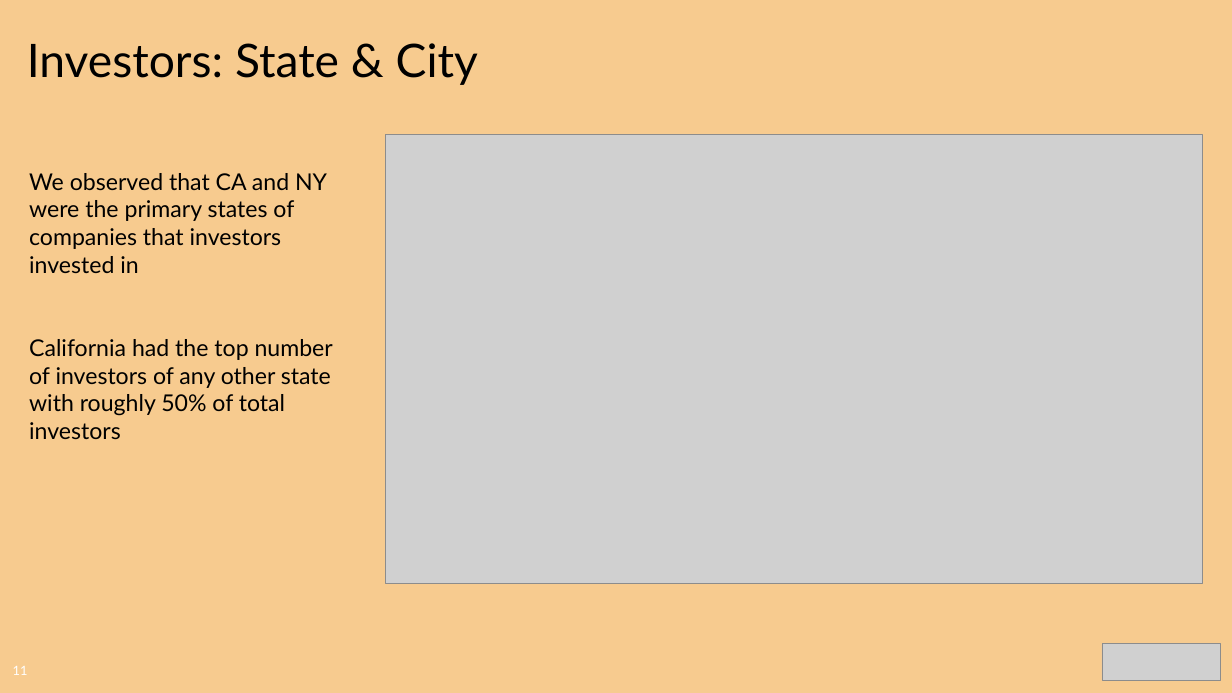
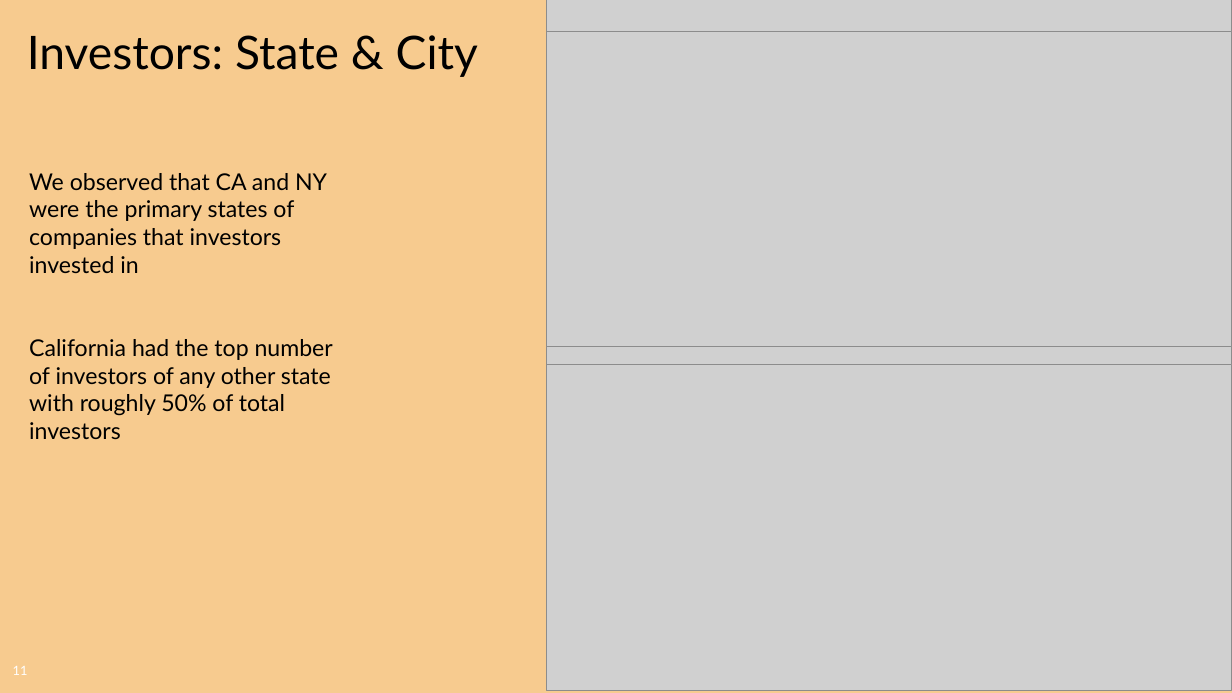
Before and after one commit to CharlesPBiggar/Data-Analytics-Project-1, a slide deck: slide 11 of Presentation/GiterDun Presentation.pptx. Drawn at 1232x693 pixels with LibreOffice and Linux fonts; fonts in the diff are those of the drawing; grey boxes stand for pictures; background and template pictures are left out. Boxes give left, top, right and bottom in pixels: in the first picture for what was removed or moved away, otherwise in the second. Text is boxed around its words. In the diff, an @@ line names an element or a change of style, - is before the commit and + after.

Commit message:
updated pptx

```diff
--- a/Presentation/GiterDun Presentation.pptx
+++ b/Presentation/GiterDun Presentation.pptx
@@ title "Investors: State & City": place and size @@
-title "Investors: State & City" at [27, 43, 478, 85]
+title "Investors: State & City" at [27, 35, 478, 77]
@@ picture added at [546, 0, 1232, 34] @@
@@ picture added at [546, 31, 1232, 347] @@
@@ picture: place and size @@
-picture at [386, 135, 1203, 584]
+picture at [546, 337, 1232, 370]
@@ picture added at [546, 364, 1232, 690] @@
@@ picture removed at [1103, 644, 1221, 680] @@
```
